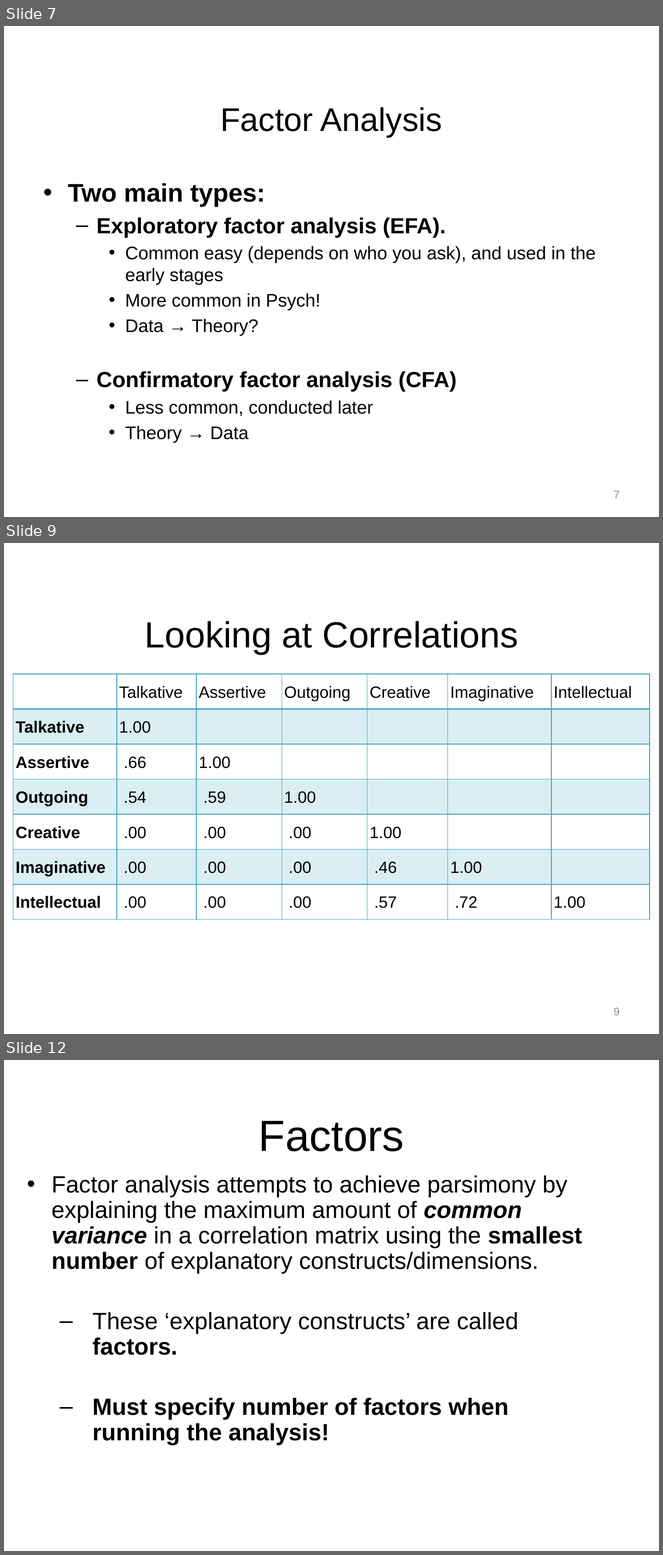
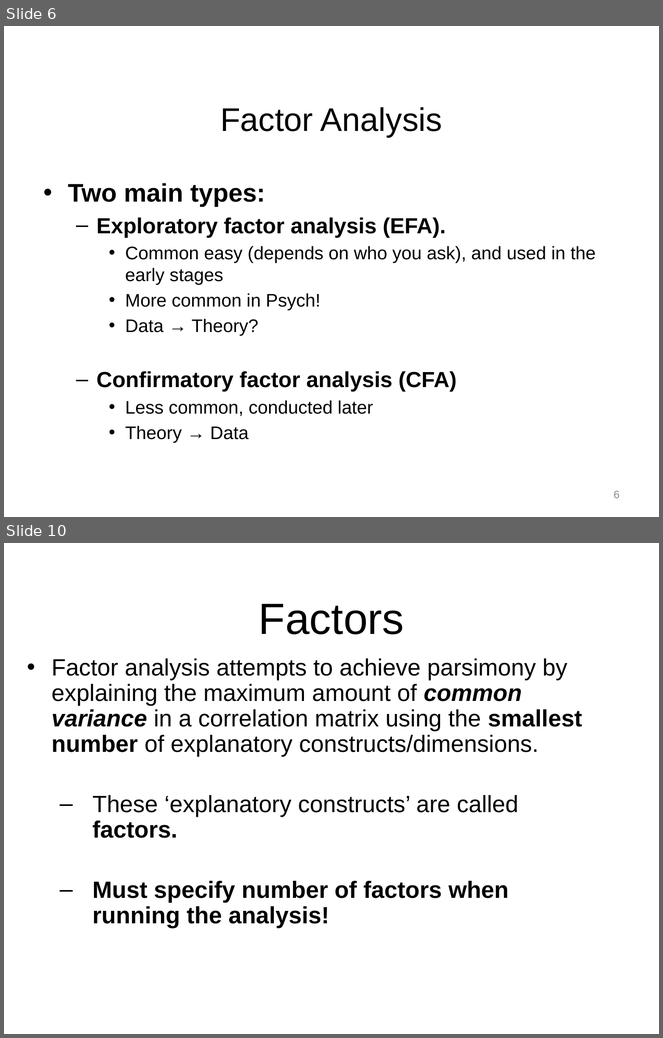
Before and after one commit to npm27/Teaching-Materials, a slide deck: Tests and Eval/Fall 25/Slides/12 Chapter 4 Part 2.pptx. Shown one above the other, each under a label of ours: slides 7, 9 and 12 before the commit, slides 6 and 10 after it; the slides between them are not shown. The pictures are 663x1555 and 663x1038 pixels, drawn with LibreOffice and Linux fonts; fonts in the diff are those of the drawing. Boxes give left, top, right and bottom in pixels: in the first picture for what was removed or moved away, otherwise in the second. Text is boxed around its words. In the diff, an @@ line names an element or a change of style, - is before the commit and + after.

```diff
--- a/Tests and Eval/Fall 25/Slides/12 Chapter 4 Part 2.pptx
+++ b/Tests and Eval/Fall 25/Slides/12 Chapter 4 Part 2.pptx
@@ slide 9 removed at bbox=[4, 543, 659, 1034], background #FFFFFF @@
@@ title removed at bbox=[144, 621, 519, 654] @@
-Looking at Correlations
@@ table removed at bbox=[13, 674, 649, 919], 7 rows, 7 columns @@
- | Talkative | Assertive | Outgoing | Creative | Imaginative | Intellectual
-Talkative | 1.00 |  |  |  |  | 
-Assertive | .66 | 1.00 |  |  |  | 
-Outgoing | .54 | .59 | 1.00 |  |  | 
-Creative | .00 | .00 | .00 | 1.00 |  | 
-Imaginative | .00 | .00 | .00 | .46 | 1.00 | 
-Intellectual | .00 | .00 | .00 | .57 | .72 | 1.00
@@ page number removed at bbox=[614, 1008, 620, 1016] @@
-9
@@ what was slide 7 is now slide 6 @@
@@ page number at bbox=[614, 491, 620, 499]: text changed @@
-7
+6
@@ what was slide 12 is now slide 10 @@
```
Also in this commit, not shown: 14 slides changed, 7 other slides removed.
